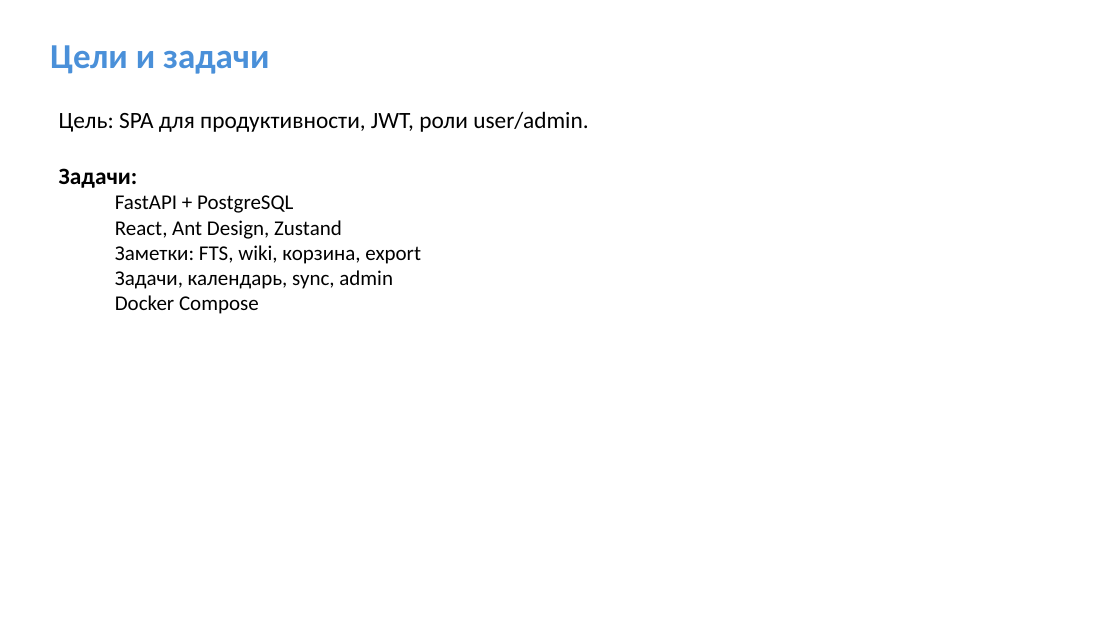
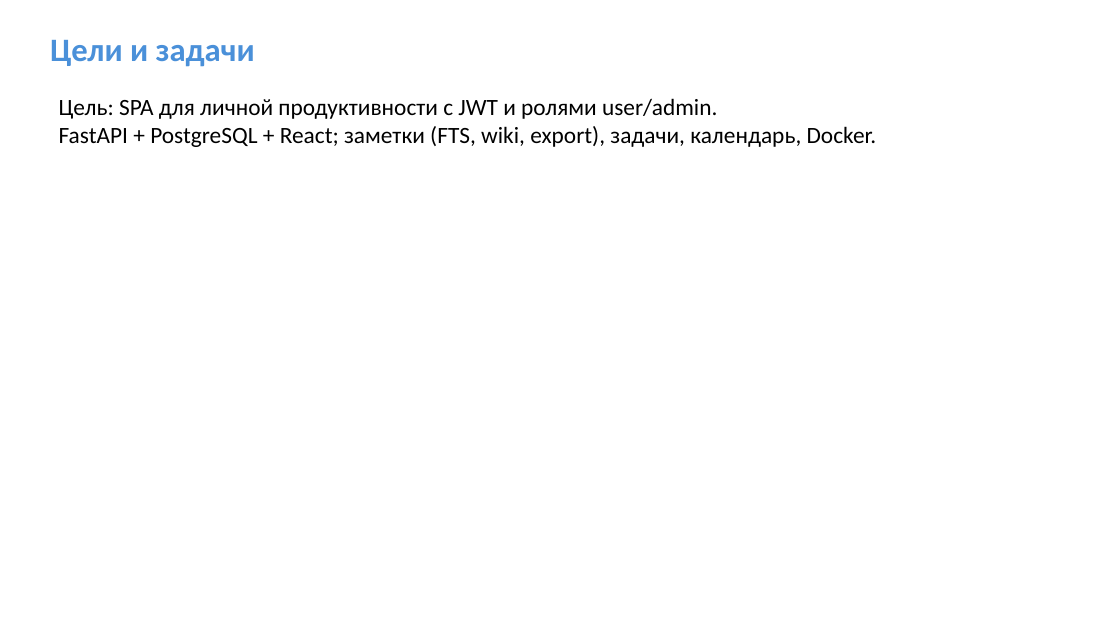
Before and after one commit to Sergei0319/ticktick-diplom, a slide deck: slide 2 of presentation/Презентация_TickTick_диплом.pptx. Drawn at 1120x630 pixels with LibreOffice and Linux fonts; fonts in the diff are those of the drawing. Boxes give left, top, right and bottom in pixels: in the first picture for what was removed or moved away, otherwise in the second. Text is boxed around its words. In the diff, an @@ line names an element or a change of style, - is before the commit and + after.

```diff
--- a/presentation/Презентация_TickTick_диплом.pptx
+++ b/presentation/Презентация_TickTick_диплом.pptx
@@ text "Цели и задачи" at (50,40,255,67): size 30 to 28 pt @@
@@ text at (59,98,877,147): text changed; size 18 to 20 pt @@
-Цель: SPA для продуктивности, JWT, роли user/admin.
-Задачи:
-  FastAPI + PostgreSQL
-  React, Ant Design, Zustand
-  Заметки: FTS, wiki, корзина, export
-  Задачи, календарь, sync, admin
-  Docker Compose
+Цель: SPA для личной продуктивности с JWT и ролями user/admin.
+FastAPI + PostgreSQL + React; заметки (FTS, wiki, export), задачи, календарь, Docker.
```
Also in this commit, not shown: 6 other slides changed, 3 slides added, 3 slides removed, 1 other file.
